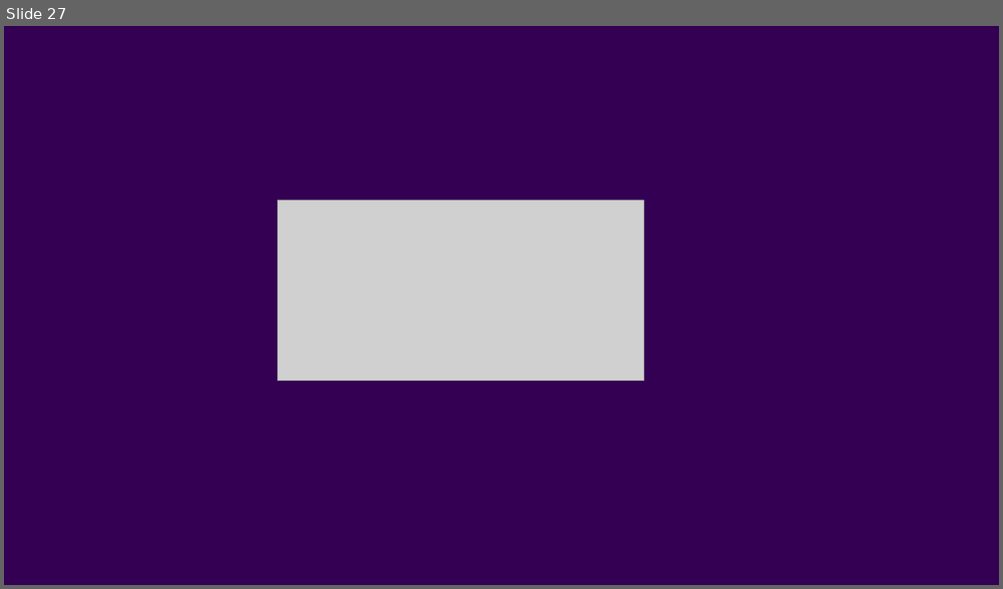
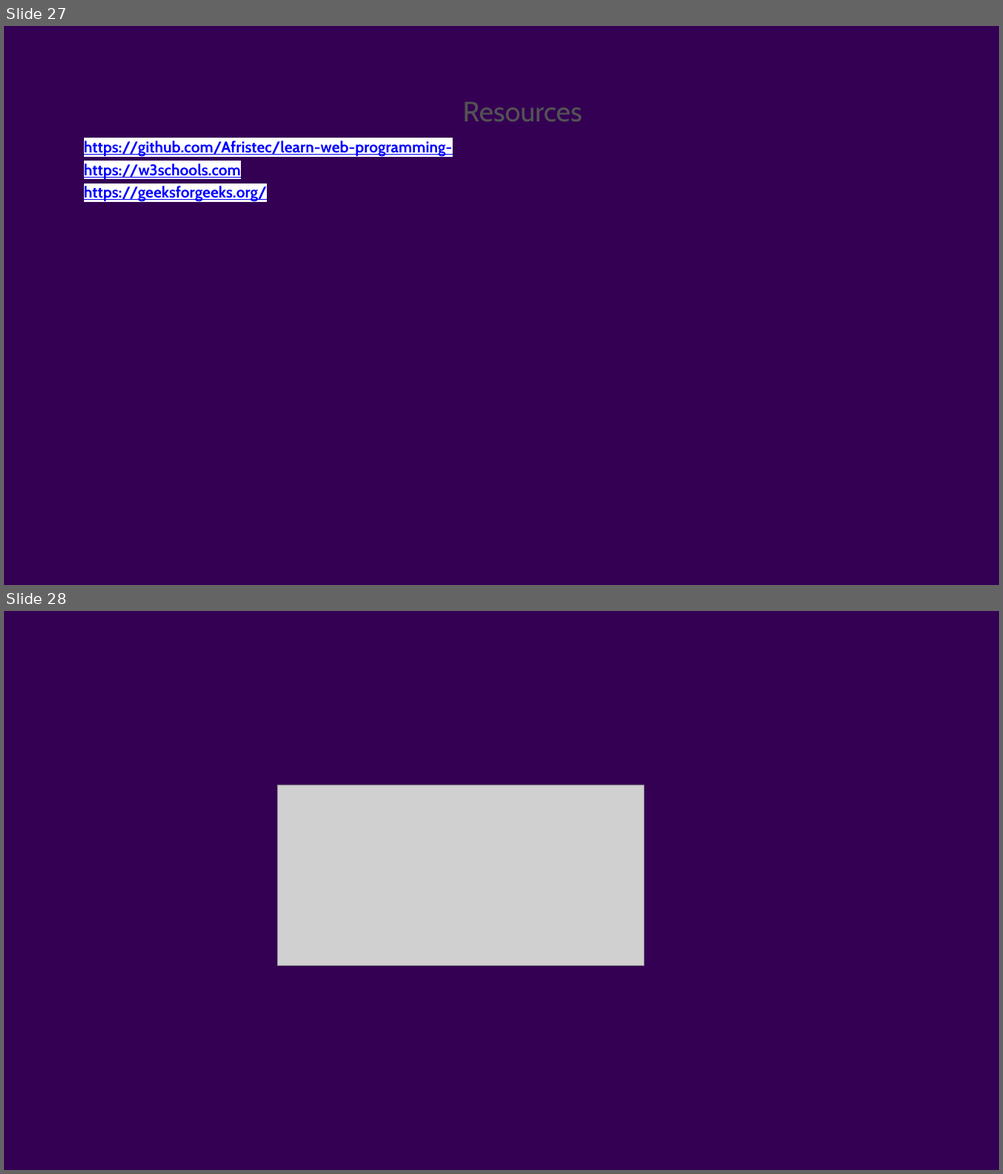
Before and after one commit to Afristec/learn-web-programming-, a slide deck: Lunna Webinair-Introduction to javascript.pptx. Shown one above the other, each under a label of ours: slide 27 before the commit, slides 27 and 28 after it. The pictures are 1003x589 and 1003x1174 pixels, drawn with LibreOffice and Linux fonts; fonts in the diff are those of the drawing; grey boxes stand for pictures; background and template pictures are left out. Boxes give left, top, right and bottom in pixels: in the first picture for what was removed or moved away, otherwise in the second. Text is boxed around its words. In the diff, an @@ line names an element or a change of style, - is before the commit and + after.

```diff
--- a/Lunna Webinair-Introduction to javascript.pptx
+++ b/Lunna Webinair-Introduction to javascript.pptx
@@ slide 27 added at (4, 26, 999, 585), background picture (left out) @@
@@ text added at (463, 102, 582, 121), 54 pt, text #535353 @@
+Resources
@@ text added at (84, 141, 452, 203), 30 pt, text #0000FF, bold, underline @@
+https://github.com/Afristec/learn-web-programming-
+https://w3schools.com
+https://geeksforgeeks.org/
@@ what was slide 27 is now slide 28 @@
```
Also in this commit, not shown: 1 other file.
